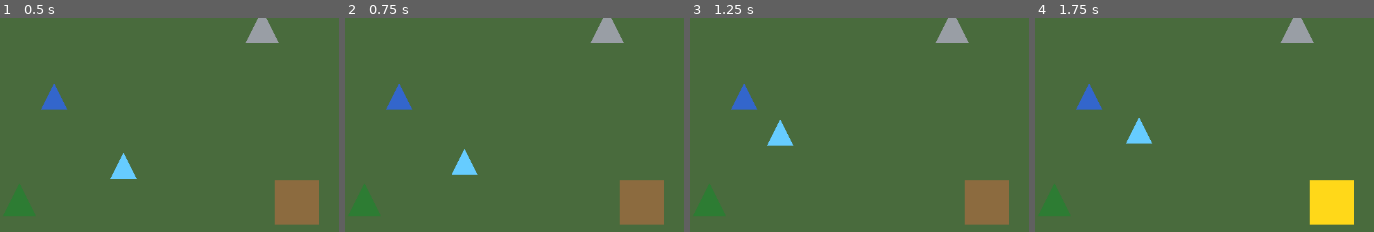
Above: before the commit, frames 1-4 (left to right).
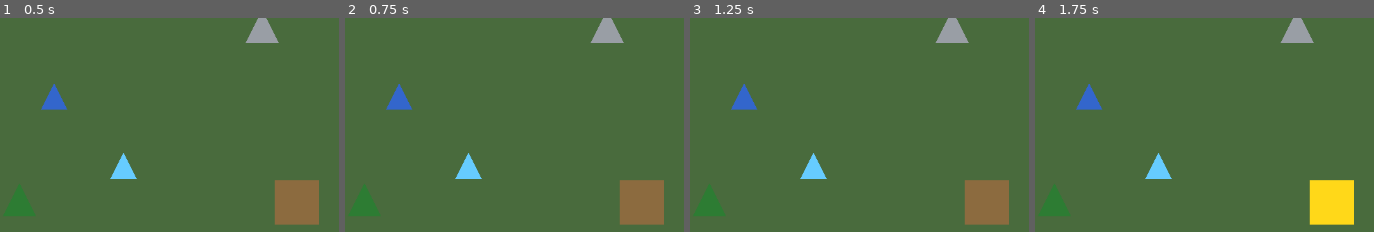
Above: after the commit, the same moments.

Repository: DreckigerDan-dev/Koop-aufbau
Game: Godot game, scene res://scenes/main/main.tscn
Two runs of this game, one before a commit and one after it. Both use one fixed random seed, a clock stepped at 60 frames per second and the inputs below.
Inputs (mouse positions are % of the whole screen's width and height, from its top left):
- Up to frame 1 (0.5 s): no input
- Up to frame 2 (0.75 s): tap Enter at 0.5 s; move the mouse to (33, 26) at 0.52 s; click (33, 26) at 0.67 s
- Up to frame 3 (1.25 s): no input
- Up to frame 4 (1.75 s): move the mouse to (84, 74) at 1.27 s; click (84, 74) at 1.42 s
The pictures show only the part of the screen within x 40-90%, y 31-81%; the shares and areas given below are measured in that part.

Frame 1 is identical in both runs. In frame 2, 0.5% of the frame differs, in the area x 31-41%, y 61-76%; in frame 3, 1.0%; in frame 4, 1.0%, in the area x 26-41%, y 46-76%.

Commit message:
Klick-Erkennung zentralisieren, um Race Condition zu beheben
Ursache des "Auftrag bricht ab"-Bugs gefunden: Godot verarbeitet in
diesem Setup den Boden-Klick-Fallback (_unhandled_input) VOR der
Area2D-input_event-Zustellung, nicht danach. Dadurch wurde ein Klick
auf einen Arbeiter zuerst fälschlich als Bodenklick für den gerade
aktiven Arbeiter gewertet.

Lösung: eine einzige zentrale Klick-Auswertung in main.gd per direkter
Physik-Punktabfrage (intersect_point), die eindeutig entscheidet, ob
Arbeiter/Ressource/Gebäude/Boden getroffen wurde – keine zwei
konkurrierenden Eingabe-Pfade mehr. Gebäude, Ressourcen und Arbeiter
brauchen dadurch keine eigene Klick-Erkennung mehr; Debug-Print-Spam
aus der Fehlersuche entfernt.

Diff:
--- a/scenes/units/worker.tscn
+++ b/scenes/units/worker.tscn
@@ -1,11 +1,8 @@
-[gd_scene load_steps=4 format=3]
+[gd_scene load_steps=3 format=3]
 
 [ext_resource type="Script" path="res://scripts/units/worker.gd" id="1_worker"]
 
 [sub_resource type="CircleShape2D" id="CircleShape2D_worker"]
-radius = 20.0
-
-[sub_resource type="CircleShape2D" id="CircleShape2D_click"]
 radius = 32.0
 
 [node name="Worker" type="CharacterBody2D"]
@@ -23,8 +20,3 @@
 path_desired_distance = 4.0
 target_desired_distance = 4.0
 avoidance_enabled = false
-
-[node name="ClickArea" type="Area2D" parent="."]
-
-[node name="ClickShape" type="CollisionShape2D" parent="ClickArea"]
-shape = SubResource("CircleShape2D_click")
--- a/scripts/map/building.gd
+++ b/scripts/map/building.gd
@@ -9,14 +9,9 @@
 
 func _ready() -> void:
 	add_to_group("buildings")
-	input_event.connect(_on_input_event)
 	visual.color = normal_color
 
-func _on_input_event(_viewport: Node, event: InputEvent, _shape_idx: int) -> void:
-	if event is InputEventMouseButton and event.pressed and event.button_index == MOUSE_BUTTON_LEFT:
-		_become_base()
-
-func _become_base() -> void:
+func become_base() -> void:
 	# Nur ein Gebäude gleichzeitig kann Basis sein.
 	for building in get_tree().get_nodes_in_group("buildings"):
 		building.visual.color = building.normal_color
--- a/scripts/map/resource_node.gd
+++ b/scripts/map/resource_node.gd
@@ -1,6 +1,4 @@
 extends Area2D
-
-signal clicked(resource_node: Area2D)
 
 @export var resource_type: String = "holz"
 @export var amount: int = 10
@@ -10,13 +8,7 @@
 
 func _ready() -> void:
 	add_to_group("resource_nodes")
-	input_event.connect(_on_input_event)
 	visual.color = visual_color
-
-func _on_input_event(_viewport: Node, event: InputEvent, _shape_idx: int) -> void:
-	if event is InputEventMouseButton and event.pressed and event.button_index == MOUSE_BUTTON_LEFT:
-		print("[Ressource] geklickt: ", name)
-		clicked.emit(self)
 
 func gather(gather_amount: int) -> int:
 	var taken: int = min(gather_amount, amount)
--- a/scripts/systems/main.gd
+++ b/scripts/systems/main.gd
@@ -10,42 +10,58 @@
 func _ready() -> void:
 	colony.resource_changed.connect(_on_resource_changed)
 
-	for resource_node in get_tree().get_nodes_in_group("resource_nodes"):
-		resource_node.clicked.connect(_on_resource_clicked)
+	for worker in get_tree().get_nodes_in_group("workers"):
+		worker.gathered.connect(_on_worker_gathered)
 	for building in get_tree().get_nodes_in_group("buildings"):
 		building.base_selected.connect(_on_base_selected)
+
 	var workers := get_tree().get_nodes_in_group("workers")
-	for worker in workers:
-		worker.gathered.connect(_on_worker_gathered)
-		worker.clicked.connect(_on_worker_clicked)
-
 	if workers.size() > 0:
-		_on_worker_clicked(workers[0])
+		_select_worker(workers[0])
 
 	holz_label.text = "Holz: 0"
 	stahl_label.text = "Stahl: 0"
 	base_label.text = "Keine Basis ausgewählt"
 
-func _on_worker_clicked(worker: CharacterBody2D) -> void:
-	print("[Main] Arbeiter-Klick empfangen: ", worker.name)
+func _unhandled_input(event: InputEvent) -> void:
+	if not (event is InputEventMouseButton and event.pressed and event.button_index == MOUSE_BUTTON_LEFT):
+		return
+
+	var world_pos: Vector2 = get_global_mouse_position()
+	var query := PhysicsPointQueryParameters2D.new()
+	query.position = world_pos
+	query.collide_with_areas = true
+	query.collide_with_bodies = true
+	var results: Array[Dictionary] = get_world_2d().direct_space_state.intersect_point(query, 8)
+
+	var hit_worker: CharacterBody2D = null
+	var hit_resource: Area2D = null
+	var hit_building: Area2D = null
+
+	for result in results:
+		var collider: Object = result["collider"]
+		if collider.is_in_group("workers"):
+			hit_worker = collider
+		elif collider.is_in_group("resource_nodes"):
+			hit_resource = collider
+		elif collider.is_in_group("buildings"):
+			hit_building = collider
+
+	if hit_worker != null:
+		_select_worker(hit_worker)
+	elif hit_building != null:
+		hit_building.become_base()
+	elif hit_resource != null:
+		if _selected_worker != null:
+			_selected_worker.move_to_resource(hit_resource)
+	elif _selected_worker != null:
+		_selected_worker.move_to_point(world_pos)
+
+func _select_worker(worker: CharacterBody2D) -> void:
 	if _selected_worker != null:
 		_selected_worker.set_selected(false)
 	_selected_worker = worker
 	_selected_worker.set_selected(true)
-
-func _on_resource_clicked(resource_node: Area2D) -> void:
-	print("[Main] Ressourcen-Klick empfangen: ", resource_node.name, " selected_worker=", _selected_worker)
-	if _selected_worker == null:
-		return
-	_selected_worker.move_to_resource(resource_node)
-
-func _unhandled_input(event: InputEvent) -> void:
-	# Klick auf Gebäude/Ressource/Arbeiter wird schon vorher über deren
-	# eigenes input_event verarbeitet; hier landet nur ein Klick auf leeren Boden.
-	if event is InputEventMouseButton and event.pressed and event.button_index == MOUSE_BUTTON_LEFT:
-		print("[Main] Klick auf leeren Boden, selected_worker=", _selected_worker)
-		if _selected_worker != null:
-			_selected_worker.move_to_point(get_global_mouse_position())
 
 func _on_worker_gathered(resource_type: String, amount: int) -> void:
 	colony.add_resource(resource_type, amount)
--- a/scripts/units/worker.gd
+++ b/scripts/units/worker.gd
@@ -1,7 +1,6 @@
 extends CharacterBody2D
 
 signal gathered(resource_type: String, amount: int)
-signal clicked(worker: CharacterBody2D)
 
 const SPEED := 120.0
 const GATHER_DURATION := 1.5
@@ -11,7 +10,6 @@
 
 @onready var nav_agent: NavigationAgent2D = $NavigationAgent2D
 @onready var visual: Polygon2D = $Visual
-@onready var click_area: Area2D = $ClickArea
 
 var _target_resource: Area2D = null
 var _moving := false
@@ -19,22 +17,14 @@
 
 func _ready() -> void:
 	add_to_group("workers")
-	click_area.input_event.connect(_on_input_event)
 	visual.color = normal_color
 
-func _on_input_event(_viewport: Node, event: InputEvent, _shape_idx: int) -> void:
-	if event is InputEventMouseButton and event.pressed and event.button_index == MOUSE_BUTTON_LEFT:
-		print("[Worker] geklickt: ", name)
-		clicked.emit(self)
-
 func set_selected(is_selected: bool) -> void:
-	print("[Worker] ", name, " ausgewählt: ", is_selected)
 	visual.color = selected_color if is_selected else normal_color
 
 func move_to_point(target_position: Vector2) -> void:
 	if _gathering:
 		return
-	print("[Worker] ", name, " -> move_to_point ", target_position)
 	_target_resource = null
 	_moving = true
 	nav_agent.target_position = target_position
@@ -42,7 +32,6 @@
 func move_to_resource(resource_node: Area2D) -> void:
 	if _gathering:
 		return
-	print("[Worker] ", name, " -> move_to_resource ", resource_node.name)
 	_target_resource = resource_node
 	_moving = true
 	nav_agent.target_position = resource_node.global_position
@@ -54,7 +43,6 @@
 
 	if nav_agent.is_navigation_finished():
 		_moving = false
-		print("[Worker] ", name, " Ziel erreicht, _target_resource=", _target_resource)
 		if _target_resource != null:
 			_start_gathering()
 		return
@@ -64,7 +52,6 @@
 	move_and_slide()
 
 func _start_gathering() -> void:
-	print("[Worker] ", name, " beginnt zu sammeln von ", _target_resource.name)
 	_gathering = true
 	velocity = Vector2.ZERO
 	await get_tree().create_timer(GATHER_DURATION).timeout
@@ -72,10 +59,7 @@
 	if is_instance_valid(_target_resource):
 		var resource_type: String = _target_resource.resource_type
 		var taken: int = _target_resource.gather(_target_resource.amount)
-		print("[Worker] ", name, " fertig gesammelt: ", taken, " ", resource_type)
 		gathered.emit(resource_type, taken)
-	else:
-		print("[Worker] ", name, " Ressource war schon weg beim Sammeln")
 
 	_target_resource = null
 	_gathering = false
